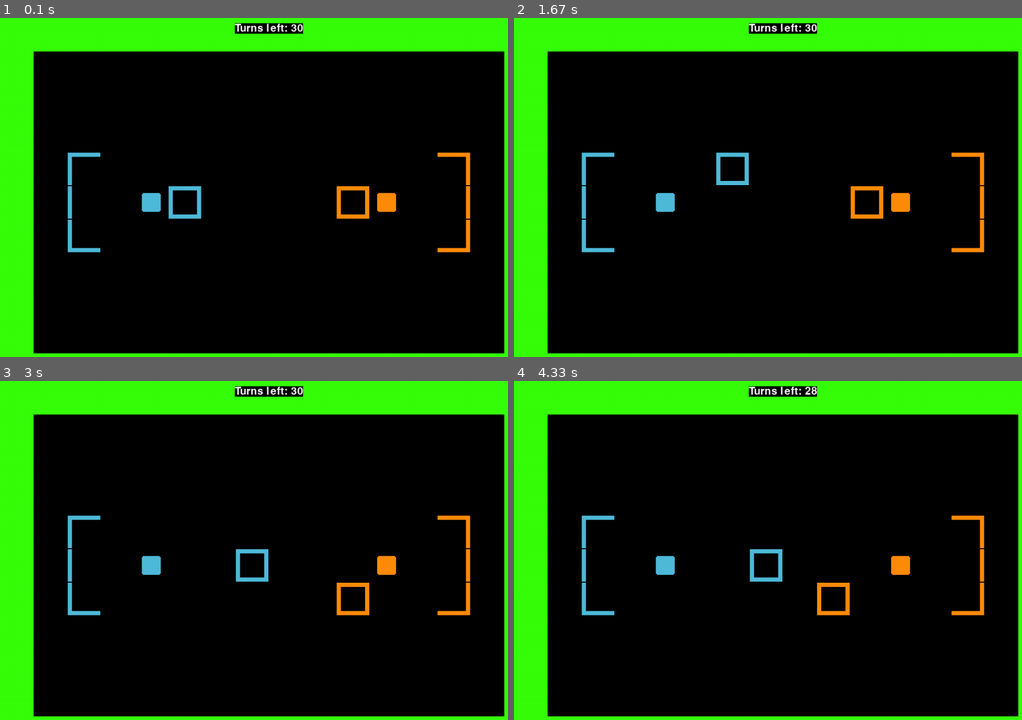
Above: before the commit, frames 1-4 (two rows, left to right).
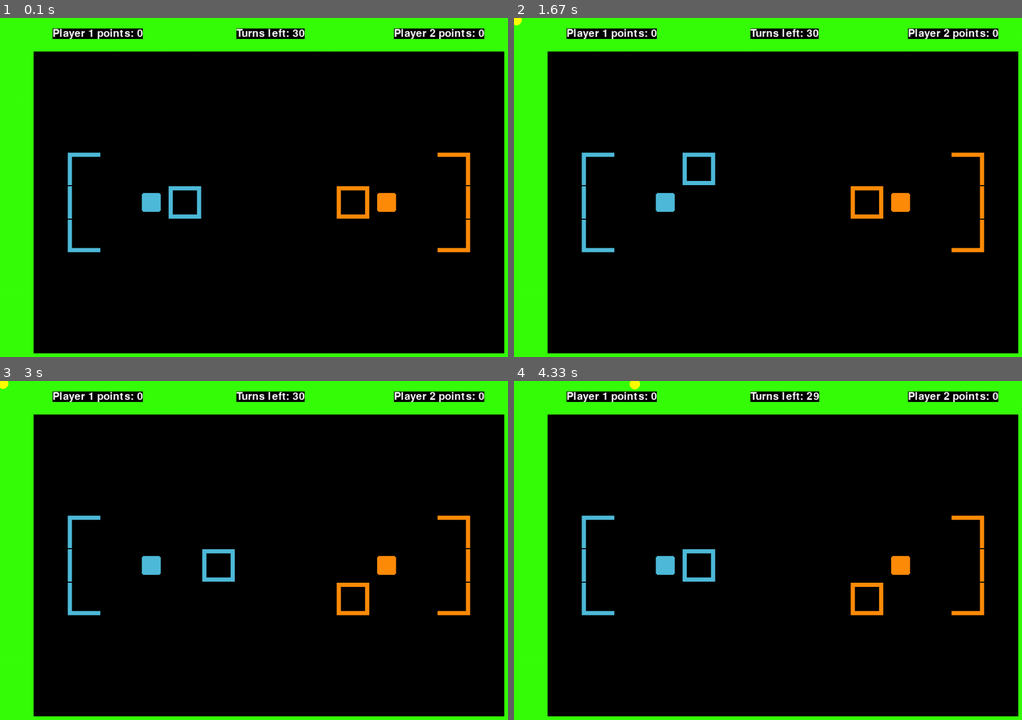
Above: after the commit, the same moments.

Repository: Robomarti/harjoitustyo
Game: pygame game, started from src/index.py
The game is run twice, just before and just after one commit, with the same random seed, the same clock (stepped at 60 frames per second) and the same inputs.
Inputs (mouse positions are in pixels of both pictures, inside the frame that each line leads up to):
- Up to frame 1 (0.1 s): no input
- Up to frame 2 (1.67 s): hold Right 0.33-0.8 s; hold Up 0.83-1.13 s; press the mouse at (656, 129) at 1.2 s; move the mouse to (620, 160) at 1.3 s; release the mouse at (590, 190) at 1.43 s; hold Right from 1.5 s (still down)
- Up to frame 3 (3 s): release Right at 1.97 s; hold Left 2-2.53 s; hold Space 2.57-2.87 s; hold Down 2.57-2.87 s; press the mouse at (142, 492) at 2.93 s
- Up to frame 4 (4.33 s): move the mouse to (762, 458) at 3.03 s; release the mouse at (869, 428) at 3.17 s; tap Space at 3.57, 3.97, 4.27 s; hold Left 3.9-4.3 s

The runs differ from the first frame. In frame 1, 1.8% of the frame differs, in the area x 10-96%, y 1-7%; in frame 2, 2.4%; in frame 3, 2.5%; in frame 4, 3.1%, in the area x 10-96%, y 0-70%.

Commit message:
Alustava Viikko 5 palautus

Diff:
--- a/src/index.py
+++ b/src/index.py
@@ -2,7 +2,7 @@
 import services.level
 import services.settings
 import logic.game_loop
-import pygame_essentials.renderer
+
 import pygame_essentials.clock
 import pygame_essentials.event_queue
 
@@ -15,9 +15,8 @@
     game_clock = pygame_essentials.clock.Clock()
     game_level = services.level.Level()
     game_event_queue = pygame_essentials.event_queue.EventQueue()
-    game_renderer = pygame_essentials.renderer.Renderer(display, game_level)
     loop = logic.game_loop.GameLoop(
-        game_level, display, game_renderer, game_event_queue, game_clock)
+        game_level, display, game_event_queue, game_clock)
 
     pygame.init()
     loop.start()
--- a/src/logic/game_loop.py
+++ b/src/logic/game_loop.py
@@ -3,100 +3,114 @@
 import services.settings
 import sprites.player
 import sprites.projectile
+import pygame_essentials.renderer
 
 
 class GameLoop:
-    def __init__(self, level, display, renderer, event_queue, clock):
+    def __init__(self, level, display, event_queue, clock):
         self._level = level
         self._display = display
-        self._renderer = renderer
         self._clock = clock
         self._event_queue = event_queue
 
-        self.player1 = sprites.player.Player([self._level.visible_sprites], 1)
-        self.player2 = sprites.player.Player([self._level.visible_sprites], 2)
+        self.player1 = sprites.player.Player(
+            [self._level.visible_sprites], 1, [5, 5,], [5, 5,])
+        self.player2 = sprites.player.Player(
+            [self._level.visible_sprites], 2, [10, 5,], [10, 5])
 
         self.game_map = copy.deepcopy(services.settings.MAP)
-        self._level.create_map()
-        self._level.update_map(self.game_map, self.player1, self.player2)
-
-        self.player1.real_pos = self.player1.pos
-        self.player2.real_pos = self.player2.pos
+        self._level.create_map(self.game_map)
+        self._level.update_map(self.player1, self.player2)
 
         self.current_turn = 1
         self.current_player = self.player1
 
-        self.p1_projectile = sprites.projectile.Projectile(
-            (-100, -100), (-100, -100))
-        self.p2_projectile = sprites.projectile.Projectile(
-            (-100, -100), (-100, -100))
+        self.p1_projectile = sprites.projectile.Projectile()
+        self.p2_projectile = sprites.projectile.Projectile()
 
+        self.current_projectile = self.p1_projectile
+
+        self._renderer = pygame_essentials.renderer.Renderer(
+            display, self._level, self.p1_projectile, self.p2_projectile)
         self.turns = 30
 
     def start(self):
         while True:
             if self._handle_events() == False:
                 break
-
             self._render()
             self._clock.tick(services.settings.FPS)
 
+            if self.current_turn == 3:
+                self.p1_projectile.move()
+                self.p2_projectile.move()
+
     def _handle_events(self):
+        if self.player1.reset_flag:
+            self._level.reset_flag2(self.player1)
+        if self.player2.reset_flag:
+            self._level.reset_flag1(self.player2)
+
         for event in self._event_queue.get():
             if event.type == pygame.QUIT:
                 return False
-            if event.type == pygame.MOUSEBUTTONUP:
+            if event.type == pygame.MOUSEBUTTONUP and not self.current_player is None:
                 pos = event.pos
-                print("pew", pos)
+                self.current_projectile.location = self.current_player.pos
+                self.current_projectile.target_location = pos
             if event.type == pygame.KEYUP:
-                if event.key == pygame.K_UP:
+                if event.key == pygame.K_UP and not self.current_player is None:
                     # only erase previous position if the action is to move
                     self.game_map[self.current_player.pos[1]
                                   ][self.current_player.pos[0]] = " "
                     self.current_player.move(self.game_map, "up")
 
-                if event.key == pygame.K_DOWN:
+                if event.key == pygame.K_DOWN and not self.current_player is None:
                     self.game_map[self.current_player.pos[1]
                                   ][self.current_player.pos[0]] = " "
                     self.current_player.move(self.game_map, "down")
 
-                if event.key == pygame.K_LEFT:
+                if event.key == pygame.K_LEFT and not self.current_player is None:
                     self.game_map[self.current_player.pos[1]
                                   ][self.current_player.pos[0]] = " "
                     self.current_player.move(self.game_map, "left")
 
-                if event.key == pygame.K_RIGHT:
+                if event.key == pygame.K_RIGHT and not self.current_player is None:
                     self.game_map[self.current_player.pos[1]
                                   ][self.current_player.pos[0]] = " "
                     self.current_player.move(self.game_map, "right")
 
                 if event.key == pygame.K_SPACE:
-                    self.current_player.apply_real_position()
                     self._change_turns()
                 # debug keybinds
-                if event.key == pygame.K_d:
-                    self.current_player.apply_real_position()
                 if event.key == pygame.K_m:
                     print(self.game_map)
-                if event.key == pygame.K_p:
-                    print(self.current_player, self.current_player.has_flag)
+                if event.key == pygame.K_f:
+                    print(self.current_player, self.current_player.has_flag,
+                          self.current_player.reset_flag)
                 # show temporary player position on screen, even if player has not moved
-                self.game_map[self.current_player.pos[1]][self.current_player.pos[0]
-                                                          ] = "p" + str(self.current_player.p1orp2)
+                if not self.current_player is None:
+                    self.game_map[self.current_player.pos[1]][self.current_player.pos[0]
+                                                              ] = "p" + str(self.current_player.p1orp2)
                 # update map after every action
-                self._level.update_map(
-                    self.game_map, self.player1, self.player2)
+                self._level.update_map(self.player1, self.player2)
 
     def _change_turns(self):
-        self.game_map[self.current_player.pos[1]][self.current_player.pos[0]
-                                                  ] = "p" + str(self.current_player.p1orp2)
+        if not self.current_player is None:
+            self.game_map[self.current_player.pos[1]][self.current_player.pos[0]
+                                                      ] = "p" + str(self.current_player.p1orp2)
         if self.current_turn == 1:
             self.current_turn = 2
             self.current_player = self.player2
+        elif self.current_turn == 2:
+            self.current_turn = 3
+            self.current_player = None
         else:
+            self.player1.apply_real_position()
+            self.player2.apply_real_position()
             self.current_turn = 1
             self.current_player = self.player1
             self.turns -= 1
 
     def _render(self):
-        self._renderer.render(self.turns)
+        self._renderer.render(self.turns, self.player1, self.player2)
--- a/src/pygame_essentials/renderer.py
+++ b/src/pygame_essentials/renderer.py
@@ -3,12 +3,20 @@
 
 
 class Renderer:
-    def __init__(self, display, level):
+    def __init__(self, display, level, p1_projectile, p2_projectile):
         self._display = display
         self._level = level
+        self._p1_projectile = p1_projectile
+        self._p2_projectile = p2_projectile
 
-    def render(self, turns):
+    def render(self, turns, player_one, player_two):
         self._display.fill("black")
         self._level.all_sprites.draw(self._display)
-        ui.uiLayer.showText("Turns left: " + str(turns))
+        pygame.draw.circle(self._display, self._p1_projectile.color,
+                           self._p1_projectile.location, self._p1_projectile.radius)
+        pygame.draw.circle(self._display, self._p2_projectile.color,
+                           self._p2_projectile.location, self._p2_projectile.radius)
+        ui.uiLayer.showText("Turns left: " + str(turns), 20, 450)
+        ui.uiLayer.showText("Player 1 points: " + str(player_one.points), 20, 100)
+        ui.uiLayer.showText("Player 2 points: " + str(player_two.points), 20, 750)
         pygame.display.update()
--- a/src/services/level.py
+++ b/src/services/level.py
@@ -1,7 +1,6 @@
 import pygame
 import services.settings
 import sprites.tile
-import sprites.player
 import sprites.flag
 
 
@@ -11,63 +10,75 @@
         self.visible_sprites = pygame.sprite.Group()
         self.obstacle_sprites = pygame.sprite.Group()
         self.all_sprites = pygame.sprite.Group()
-        self.flag_1 = sprites.flag.Flag((4, 5), [self.visible_sprites], 1)
-        self.flag_2 = sprites.flag.Flag((11, 5), [self.visible_sprites], 2)
+        self.game_map = None
+        self.flag_1 = None
+        self.flag_1_coordinates = []
+        self.flag_2 = None
+        self.flag_2_coordinates = []
 
-    def create_map(self):
-        game_map = services.settings.MAP
-        height = len(game_map)
-        width = len(game_map[0])
+    def create_map(self, game_map):
+        self.game_map = game_map
+        height = len(self.game_map)
+        width = len(self.game_map[0])
         for i in range(height):
             for j in range(width):
                 x_coordinate = j * services.settings.TILESIZE
                 y_coordinate = i * services.settings.TILESIZE
-                if game_map[i][j] == "x":
+                if self.game_map[i][j] == "x":
                     sprites.tile.Tile((x_coordinate, y_coordinate), [
                                       self.visible_sprites, self.obstacle_sprites], 1)
-                elif game_map[i][j] == "p1gu":
+                elif self.game_map[i][j] == "p1gu":
                     sprites.tile.Tile((x_coordinate, y_coordinate), [
                                       self.visible_sprites], 2)
-                elif game_map[i][j] == "p1g":
+                elif self.game_map[i][j] == "p1g":
                     sprites.tile.Tile((x_coordinate, y_coordinate), [
                                       self.visible_sprites], 3)
-                elif game_map[i][j] == "p1gl":
+                elif self.game_map[i][j] == "p1gl":
                     sprites.tile.Tile((x_coordinate, y_coordinate), [
                                       self.visible_sprites], 4)
-                elif game_map[i][j] == "p2gu":
+                elif self.game_map[i][j] == "p2gu":
                     sprites.tile.Tile((x_coordinate, y_coordinate), [
                                       self.visible_sprites], 5)
-                elif game_map[i][j] == "p2g":
+                elif self.game_map[i][j] == "p2g":
                     sprites.tile.Tile((x_coordinate, y_coordinate), [
                                       self.visible_sprites], 6)
-                elif game_map[i][j] == "p2gl":
+                elif self.game_map[i][j] == "p2gl":
                     sprites.tile.Tile((x_coordinate, y_coordinate), [
                                       self.visible_sprites], 7)
+                elif self.game_map[i][j] == "p1flag":
+                    self.flag_1 = sprites.flag.Flag([x_coordinate, y_coordinate,], [
+                                                    self.visible_sprites], 1)
+                    self.flag_1_coordinates = [i, j]
+                elif self.game_map[i][j] == "p2flag":
+                    self.flag_2 = sprites.flag.Flag([x_coordinate, y_coordinate,], [
+                                                    self.visible_sprites], 2)
+                    self.flag_2_coordinates = [i, j]
+
         self.all_sprites.add(self.visible_sprites, self.obstacle_sprites)
 
-    def update_map(self, game_map, player_one, player_two):
-        height = len(game_map)
-        width = len(game_map[0])
+    def update_map(self, player_one, player_two):
+        height = len(self.game_map)
+        width = len(self.game_map[0])
         for i in range(height):
             for j in range(width):
                 x_coordinate = j * services.settings.TILESIZE
                 y_coordinate = i * services.settings.TILESIZE
-                if game_map[i][j] == "p1":
+                if self.game_map[i][j] == "p1":
                     if player_one.has_flag:
                         self.flag_2.current_position = [j, i,]
                         self.flag_2.rect.topleft = (x_coordinate, y_coordinate)
                     player_one.pos = [j, i,]
                     player_one.rect.topleft = (x_coordinate, y_coordinate)
-                elif game_map[i][j] == "p2":
+                elif self.game_map[i][j] == "p2":
                     if player_two.has_flag:
                         self.flag_1.current_position = [j, i,]
                         self.flag_1.rect.topleft = (x_coordinate, y_coordinate)
                     player_two.pos = [j, i,]
                     player_two.rect.topleft = (x_coordinate, y_coordinate)
-                elif game_map[i][j] == "p1flag":
+                elif self.game_map[i][j] == "p1flag":
                     self.flag_1.current_position = [j, i,]
                     self.flag_1.rect.topleft = (x_coordinate, y_coordinate)
-                elif game_map[i][j] == "p2flag":
+                elif self.game_map[i][j] == "p2flag":
                     self.flag_2.current_position = [j, i,]
                     self.flag_2.rect.topleft = (x_coordinate, y_coordinate)
 
@@ -76,3 +87,17 @@
     def draw_map(self):
         self.visible_sprites.draw(self.display_surface)
         self.visible_sprites.update()
+
+    def reset_flag1(self, player_two):
+        self.flag_1.current_position = self.flag_1.original_position
+        x_coordinate = self.flag_1_coordinates[0]
+        y_coordinate = self.flag_1_coordinates[1]
+        self.game_map[x_coordinate][y_coordinate] = "p1flag"
+        player_two.reset_flag = False
+
+    def reset_flag2(self, player_one):
+        self.flag_2.current_position = self.flag_2.original_position
+        x_coordinate = self.flag_2_coordinates[0]
+        y_coordinate = self.flag_2_coordinates[1]
+        self.game_map[x_coordinate][y_coordinate] = "p2flag"
+        player_one.reset_flag = False
--- a/src/sprites/player.py
+++ b/src/sprites/player.py
@@ -2,7 +2,7 @@
 
 
 class Player(pygame.sprite.Sprite):
-    def __init__(self, groups, p1orp2):
+    def __init__(self, groups, p1orp2, pos, real_pos):
         super().__init__(groups)
         self.p1orp2 = p1orp2
         if p1orp2 == 1:
@@ -13,42 +13,66 @@
             self.opponent_num = 1
 
         self.rect = self.image.get_rect(topleft=(0, 0))
-        self.pos = [0, 0,]
-        self.real_pos = [0, 0,]
+        self.pos = pos
+        self.real_pos = real_pos
         self.has_flag = False
+        self.reset_flag = False
+        self.points = 0
+        self.goal = "p"+str(self.p1orp2)+"gu" + "p" + \
+            str(self.p1orp2)+"g" + "p"+str(self.p1orp2)+"gl"
 
     def move(self, game_map, direction):
         if direction == "up":
             wanted_pos = game_map[self.real_pos[1]-1][self.real_pos[0]]
-            can_move_to_wanted_pos = wanted_pos in " " + \
-                "p"+str(self.opponent_num)+"flag"
-            if abs(self.pos[1] - self.real_pos[1]) == 0 and can_move_to_wanted_pos:
-                self.pos[1] -= 1
-                self.pos[0] = self.real_pos[0]
+            if wanted_pos in self.goal and self.has_flag:
+                self.points += 1
+                self.has_flag = False
+                self.reset_flag = True
+            else:
+                can_move_to_wanted_pos = wanted_pos in " " + \
+                    "p"+str(self.opponent_num)+"flag"
+                if abs(self.pos[1] - self.real_pos[1]) == 0 and can_move_to_wanted_pos:
+                    self.pos[1] -= 1
+                    self.pos[0] = self.real_pos[0]
 
         elif direction == "down":
             wanted_pos = game_map[self.real_pos[1]+1][self.real_pos[0]]
-            can_move_to_wanted_pos = wanted_pos in " " + \
-                "p"+str(self.opponent_num)+"flag"
-            if abs(self.pos[1] - self.real_pos[1]) == 0 and can_move_to_wanted_pos:
-                self.pos[1] += 1
-                self.pos[0] = self.real_pos[0]
+            if wanted_pos in self.goal and self.has_flag:
+                self.points += 1
+                self.has_flag = False
+                self.reset_flag = True
+            else:
+                can_move_to_wanted_pos = wanted_pos in " " + \
+                    "p"+str(self.opponent_num)+"flag"
+                if abs(self.pos[1] - self.real_pos[1]) == 0 and can_move_to_wanted_pos:
+                    self.pos[1] += 1
+                    self.pos[0] = self.real_pos[0]
 
         elif direction == "left":
             wanted_pos = game_map[self.real_pos[1]][self.real_pos[0]-1]
-            can_move_to_wanted_pos = wanted_pos in " " + \
-                "p"+str(self.opponent_num)+"flag"
-            if abs(self.pos[0] - self.real_pos[0]) == 0 and can_move_to_wanted_pos:
-                self.pos[0] -= 1
-                self.pos[1] = self.real_pos[1]
+            if wanted_pos in self.goal and self.has_flag:
+                self.points += 1
+                self.has_flag = False
+                self.reset_flag = True
+            else:
+                can_move_to_wanted_pos = wanted_pos in " " + \
+                    "p"+str(self.opponent_num)+"flag"
+                if abs(self.pos[0] - self.real_pos[0]) == 0 and can_move_to_wanted_pos:
+                    self.pos[0] -= 1
+                    self.pos[1] = self.real_pos[1]
 
         elif direction == "right":
             wanted_pos = game_map[self.real_pos[1]][self.real_pos[0]+1]
-            can_move_to_wanted_pos = wanted_pos in " " + \
-                "p"+str(self.opponent_num)+"flag"
-            if abs(self.pos[0] - self.real_pos[0]) == 0 and can_move_to_wanted_pos:
-                self.pos[0] += 1
-                self.pos[1] = self.real_pos[1]
+            if wanted_pos in self.goal and self.has_flag:
+                self.points += 1
+                self.has_flag = False
+                self.reset_flag = True
+            else:
+                can_move_to_wanted_pos = wanted_pos in " " + \
+                    "p"+str(self.opponent_num)+"flag"
+                if abs(self.pos[0] - self.real_pos[0]) == 0 and can_move_to_wanted_pos:
+                    self.pos[0] += 1
+                    self.pos[1] = self.real_pos[1]
 
         else:
             wanted_pos = ""
--- a/src/sprites/projectile.py
+++ b/src/sprites/projectile.py
@@ -1,13 +1,14 @@
-import pygame
+import services.settings
 
 
 class Projectile():
-    def __init__(self, start_location, target_location):
-        self.location = start_location
-        self.target_location = target_location
+    def __init__(self):
+        self.location = [-100, -100]
         self.radius = 10
         self.velocity = 1
         self.color = "yellow"
+        self.target_location = [-100, -100]
 
-    def draw(self, display):
-        pygame.draw.circle(display, self.color, self.location, self.radius)
+    def move(self):
+        self.location[0] += abs(self.location[0] -
+                                self.target_location[0]) / services.settings.FPS
--- a/src/tests/game_loop_test.py
+++ b/src/tests/game_loop_test.py
@@ -36,12 +36,11 @@
     def setUp(self):
         display = pygame.display.set_mode((1, 1))
         level = services.level.Level()
-        renderer = StubRenderer()
         events = [StubEvent(pygame.KEYDOWN, pygame.K_LEFT),]
         event_queue = StubEventQueue(events)
         clock = StubClock()
         self.loop = logic.game_loop.GameLoop(
-            level, display, renderer, event_queue, clock)
+            level, display, event_queue, clock)
 
     def test_first_turn(self):
         self.assertEqual(self.loop.current_turn, 1)
@@ -50,4 +49,6 @@
         self.loop._change_turns()
         self.assertEqual(self.loop.current_turn, 2)
         self.loop._change_turns()
+        self.assertEqual(self.loop.current_turn, 3)
+        self.loop._change_turns()
         self.assertEqual(self.loop.current_turn, 1)
--- a/src/tests/player_test.py
+++ b/src/tests/player_test.py
@@ -8,13 +8,9 @@
         print("Set up goes here")
         display = pygame.display.set_mode((4, 4))
         pygame.init()
-        self.player = sprites.player.Player([], 1)
-        self.player2 = sprites.player.Player([], 2)
-        self.player.pos = [1, 1]
-        self.player.real_pos = [1, 1]
-        self.player2.pos = [1, 1]
-        self.player2.real_pos = [1, 1]
-        self.game_map = [["x", "x", "x", "x"], ["x", " ", " ", "x"], [
+        self.player = sprites.player.Player([], 1, [1, 1], [1, 1])
+        self.player2 = sprites.player.Player([], 2, [1, 1], [1, 1])
+        self.game_map = [["x", "x", "x", "x"], ["p1g", " ", "p2flag", "x"], [
             "x", " ", " ", "x"], ["x", "x", "x", "x"]]
 
     def test_player_default_position(self):
@@ -41,9 +37,11 @@
         self.assertEqual(self.player.real_pos, [2, 2])
 
     def test_player2_move_right(self):
+        self.player2.pos = [1, 2]
+        self.player2.real_pos = [1, 2]
         self.player2.move(self.game_map, "right")
-        self.assertEqual(self.player2.pos, [2, 1])
-        self.assertEqual(self.player2.real_pos, [1, 1])
+        self.assertEqual(self.player2.pos, [2, 2])
+        self.assertEqual(self.player2.real_pos, [1, 2])
 
     def test_playe2r_cannot_move_up(self):
         self.player2.move(self.game_map, "up")
@@ -74,3 +72,17 @@
         self.assertEqual(self.player.real_pos, [1, 1])
         self.player.apply_real_position()
         self.assertEqual(self.player.real_pos, [1, 2])
+
+    def test_player_gets_a_point_from_carrying_flag_to_goal(self):
+        self.player.has_flag = True
+        self.player.move(self.game_map, "left")
+        self.assertEqual(self.player.pos, [1, 1])
+        self.assertEqual(self.player.real_pos, [1, 1])
+        self.assertEqual(self.player.has_flag, False)
+        self.assertEqual(self.player.reset_flag, True)
+        self.assertEqual(self.player.points, 1)
+
+    def test_player_does_not_move_with_wrong_input(self):
+        self.player.move(self.game_map, "rigth")
+        self.assertEqual(self.player.pos, [1, 1])
+        self.assertEqual(self.player.real_pos, [1, 1])
--- a/src/ui/uiLayer.py
+++ b/src/ui/uiLayer.py
@@ -4,7 +4,7 @@
 
 
 # osa youtube tutoriaalia: https://www.youtube.com/watch?v=QU1pPzEGrqw jossain n. 5min jälkeen
-def showText(text, y=20, x=512):
+def showText(text, y, x):
     display_surface = pygame.display.get_surface()
     failed = False
     try:
@@ -12,7 +12,7 @@
     except:
         text_surface = font.render(str("unvalid input"), True, "White")
         failed = True
-    text_rectangle = text_surface.get_rect(center=(x, y))
+    text_rectangle = text_surface.get_rect(topleft=(x, y))
     pygame.draw.rect(display_surface, "Black", text_rectangle)
     display_surface.blit(text_surface, text_rectangle)
     if failed:
--- a/tasks.py
+++ b/tasks.py
@@ -10,7 +10,7 @@
 
 @task
 def coverage_report(ctx):
-    ctx.run("coverage html")
+    ctx.run("coverage html -i")
 
 @task
 def format(ctx):
Not shown, changed: README.md
Not shown, changed: dokumentaatio/changelog.md
Not shown, changed: dokumentaatio/tyoaikakirjanpito.md
Not shown, changed: dokumentaatio/vaatimusmaarittely.md
